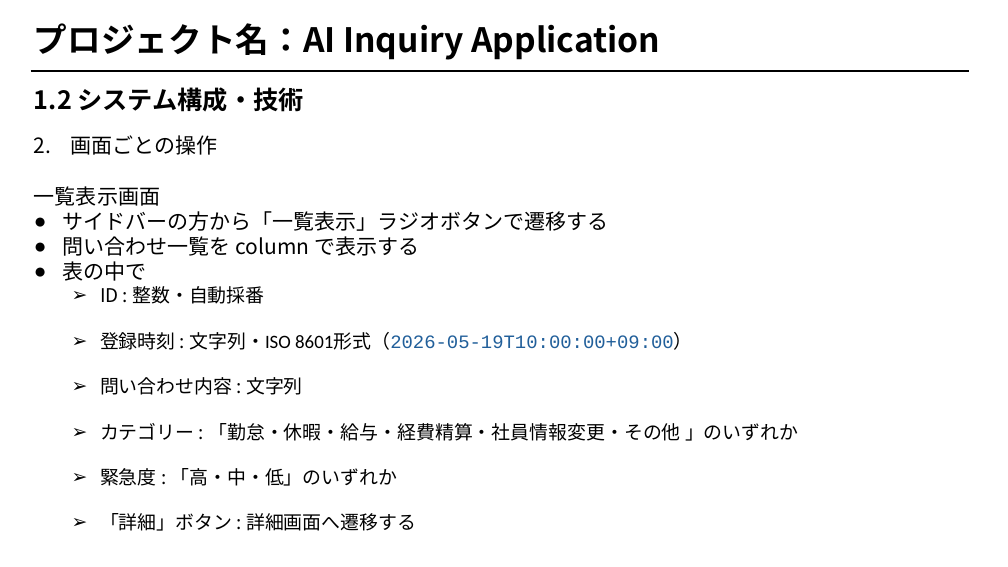
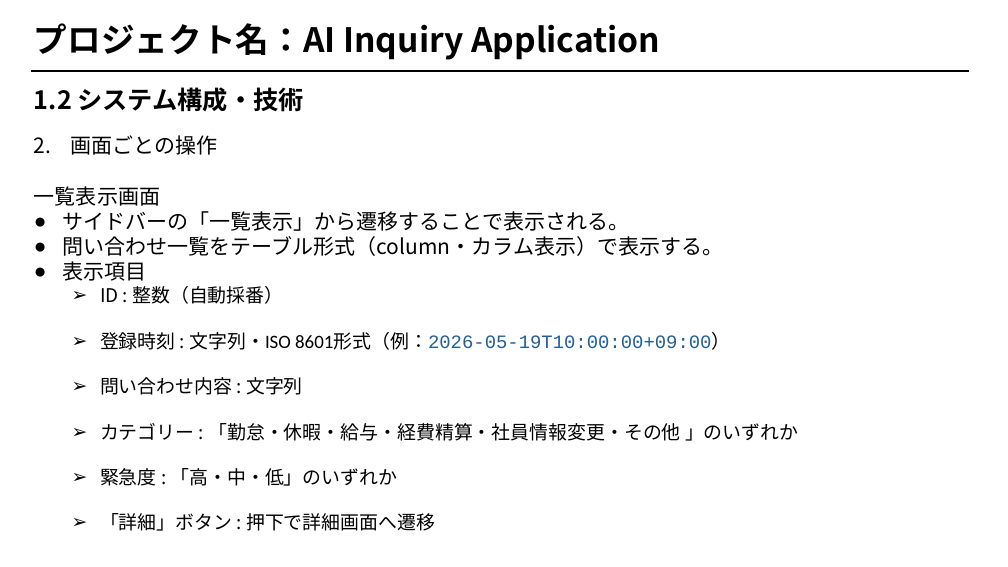
Before and after one commit to Oak-aim/ai-inquiry-application, a slide deck: slide 4 of AI 問い合わせアプリ.pptx. Drawn at 1008x567 pixels with LibreOffice and Linux fonts; fonts in the diff are those of the drawing. Boxes give left, top, right and bottom in pixels: in the first picture for what was removed or moved away, otherwise in the second. Text is boxed around its words. In the diff, an @@ line names an element or a change of style, - is before the commit and + after.

```diff
--- a/AI 問い合わせアプリ.pptx
+++ b/AI 問い合わせアプリ.pptx
@@ text at box(62, 211, 730, 350): text changed; size 18 to 20 pt @@
-● サイドバーの方から「一覧表示」ラジオボタンで遷移する
-● 問い合わせ一覧を column で表示する
-● 表の中で
-  ➢ ID : 整数・自動採番
-  ➢ 登録時刻 : 文字列・ISO 8601形式（2026-05-19T10:00:00+09:00）
+● サイドバーの「一覧表示」から遷移することで表示される。
+● 問い合わせ一覧をテーブル形式（column・カラム表示）で表示する。
+● 表示項目
+  ➢ ID : 整数（自動採番）
+  ➢ 登録時刻 : 文字列・ISO 8601形式（例：2026-05-19T10:00:00+09:00）
@@ text at box(100, 513, 435, 531): text changed @@
-  ➢ 「詳細」ボタン : 詳細画面へ遷移する
+  ➢ 「詳細」ボタン : 押下で詳細画面へ遷移
```
Also in this commit, not shown: 8 other slides changed.
